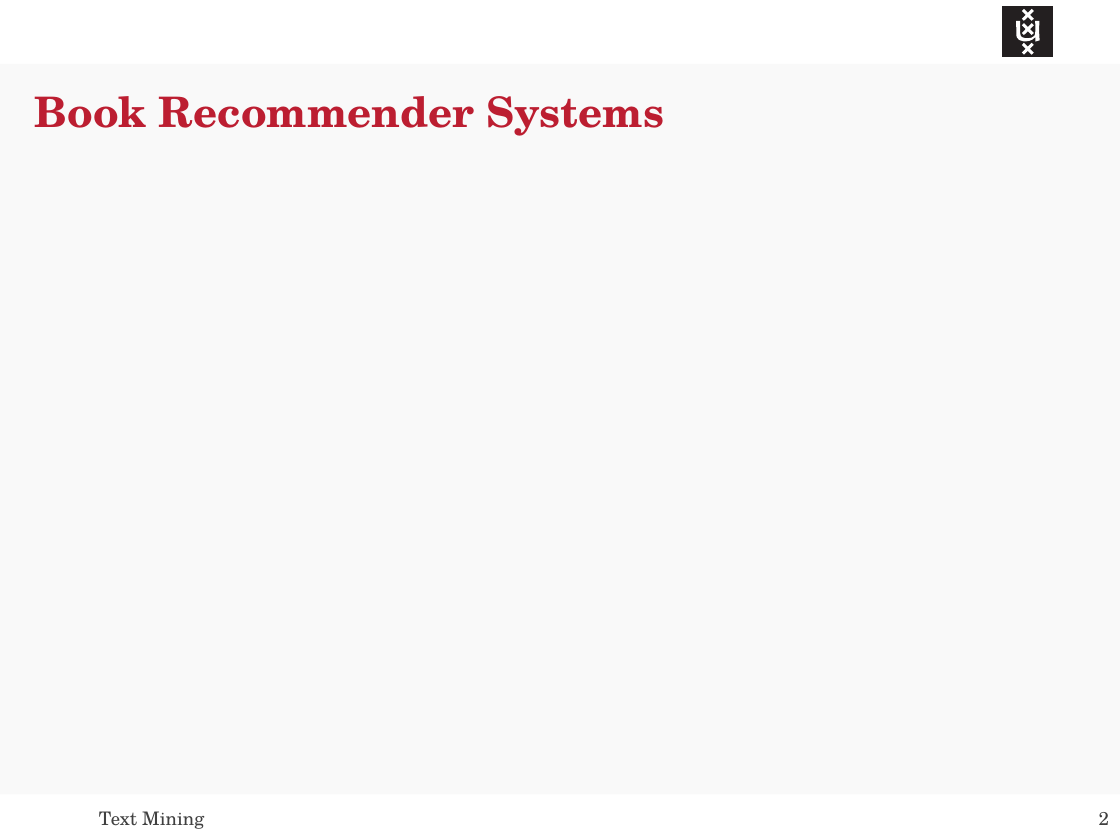
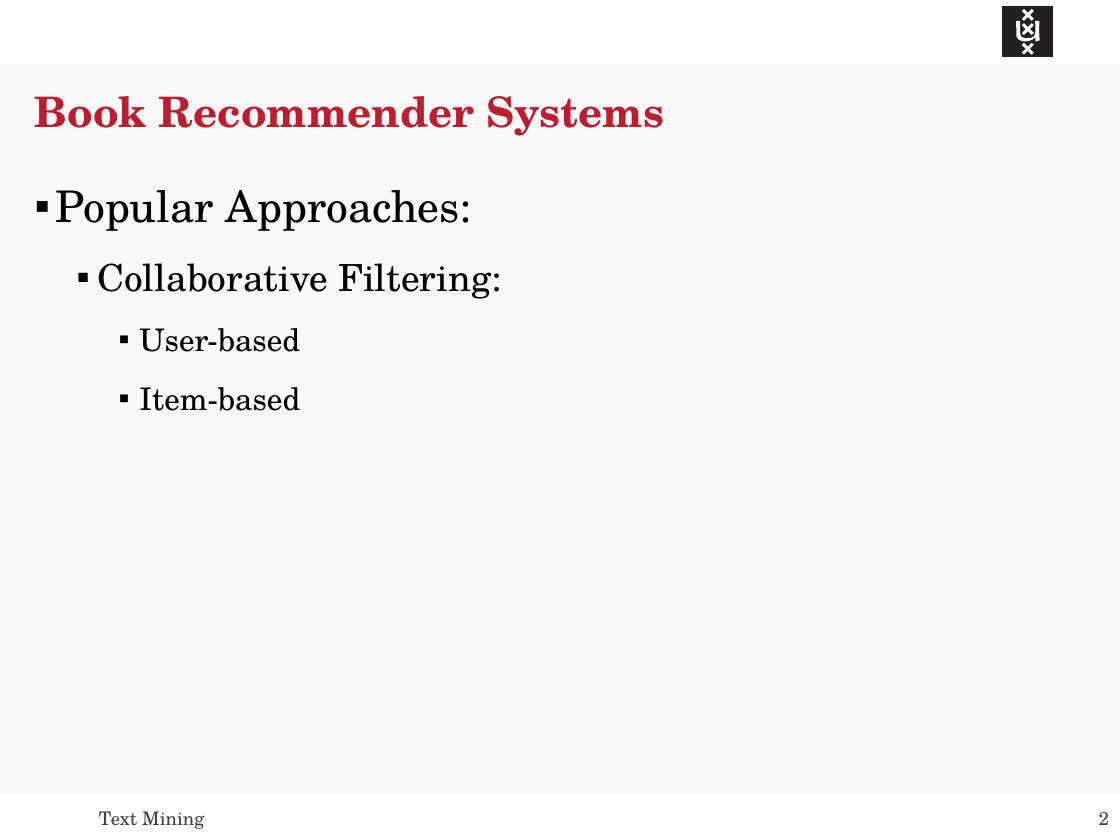
Before and after one commit to nagliskaro/Recommender_GNN, a slide deck: slide 2 of Text_Mining_Project.ppt. Drawn at 1120x840 pixels with LibreOffice and Linux fonts; fonts in the diff are those of the drawing; background and template pictures are left out. Boxes give left, top, right and bottom in pixels: in the first picture for what was removed or moved away, otherwise in the second. Text is boxed around its words. In the diff, an @@ line names an element or a change of style, - is before the commit and + after.

Commit message:
Content Based Approach + Evaluations

```diff
--- a/Text_Mining_Project.ppt
+++ b/Text_Mining_Project.ppt
@@ text added at [55,190,501,411], 24 pt, text #000000 @@
+▪ Popular Approaches:
+  ▪ Collaborative Filtering:
+    ▪ User-based
+    ▪ Item-based
```
Also in this commit, not shown: 1 other file.
